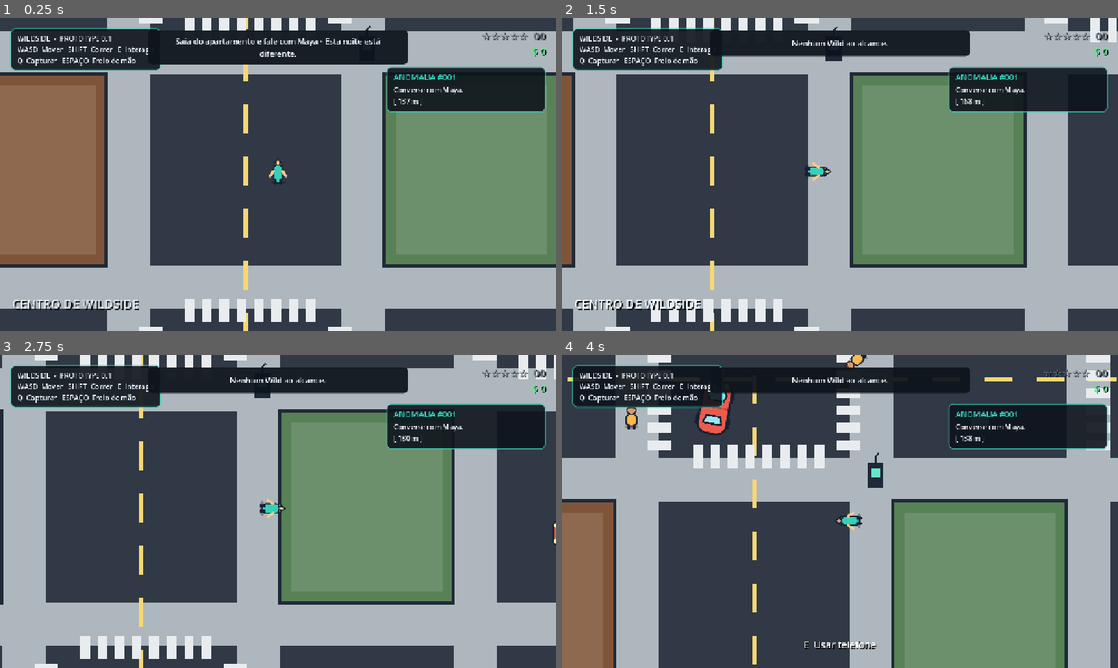
Above: before the commit, frames 1-4 (two rows, left to right).
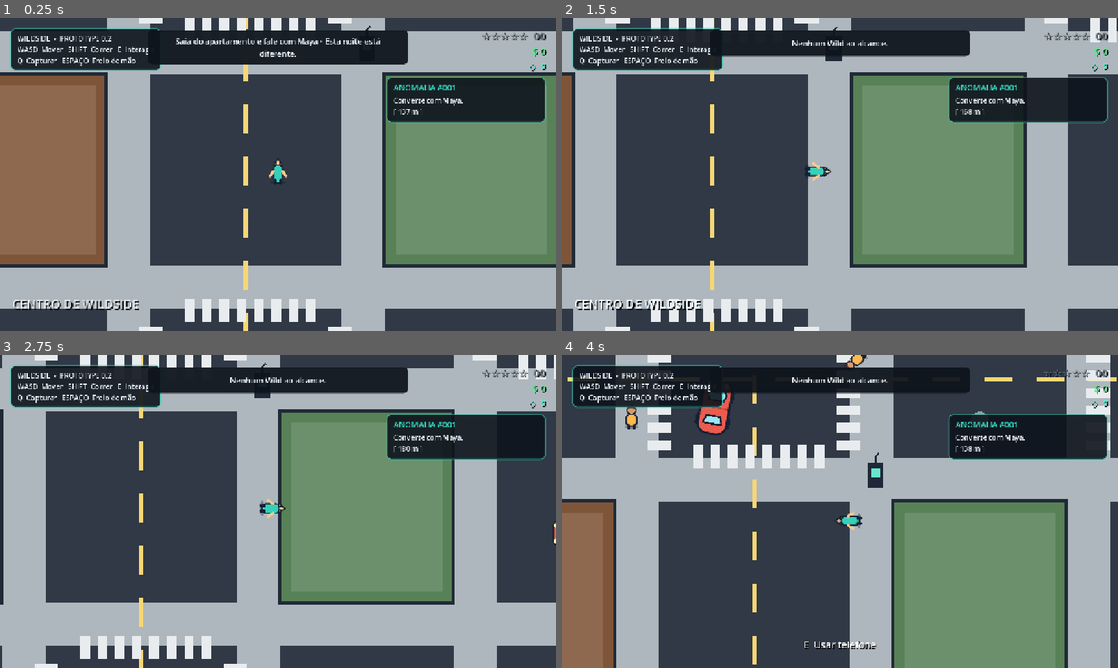
Above: after the commit, the same moments.

Repository: MiguelAlmeidaJ/Wildside
Game: Godot game, scene res://main.tscn
The game is run twice, just before and just after one commit, with the same random seed, the same clock (stepped at 60 frames per second) and the same inputs.
Inputs (mouse positions are in pixels of both pictures, inside the frame that each line leads up to):
- Up to frame 1 (0.25 s): no input
- Up to frame 2 (1.5 s): move the mouse to (962, 158) at 0.52 s; hold D (move_right) 0.53-1.28 s; hold Q (capture) 0.53-1.28 s; click (962, 158) at 0.67 s; tap E (interact) at 0.8, 1.35 s; move the mouse to (728, 190) at 1.27 s; hold Space (brake) from 1.28 s (still down)
- Up to frame 3 (2.75 s): tap Shift (run) at 1.55 s; move the mouse to (333, 442) at 2.02 s; release Space (brake) at 2.03 s; hold D (move_right) from 2.03 s (still down); hold Shift (run) from 2.03 s (still down); tap Q (capture) at 2.3 s
- Up to frame 4 (4 s): move the mouse to (812, 574) at 2.77 s; release D (move_right) at 2.78 s; release Shift (run) at 2.78 s; hold W (move_up) 2.78-3.53 s; tap Q (capture) at 2.85 s; click (812, 574) at 2.92 s; tap E (interact) at 3.05 s; move the mouse to (1006, 558) at 3.52 s; hold A (move_left) from 3.53 s (still down); hold E (interact) from 3.53 s (still down); tap Shift (run) at 3.8 s

The runs differ from the first frame. In frame 1, 2.2% of the frame differs, in the area x 19-99%, y 5-34%; in frame 2, 2.4%; in frame 3, 2.4%; in frame 4, 2.6%.

Commit message:
Adiciona ANOMALIA #002, Oficina Cobalto e Volt
* Add capture device inventory and spending

* Add Anomaly 002 mission flow

* Allow NPC mission contacts

* Add Cobalto workshop interaction

* Add Cobalto workshop scene

* Add Volt creature asset

* Add Volt capture behavior

* Add Volt creature scene

* Place Cobalto workshop and Volt in the world

* Show capture devices in HUD

* Add capture device counter to HUD

* Persist capture devices in save data

* Cover Anomaly 002 and workshop economy

* Bump prototype version to 0.2.0

* Show prototype 0.2 in HUD

* Document prototype 0.2 mission loop

Diff:
--- /dev/null
+++ b/assets/creatures/volt.svg
@@ -0,0 +1,10 @@
+<svg width="72" height="64" viewBox="0 0 72 64" xmlns="http://www.w3.org/2000/svg">
+  <ellipse cx="36" cy="57" rx="25" ry="5" fill="#111827" opacity=".28"/>
+  <path d="M14 24 7 7l18 11M58 24 65 7 47 18" fill="#facc15" stroke="#20243a" stroke-width="4" stroke-linejoin="round"/>
+  <path d="M11 34c0-15 10-23 25-23s25 8 25 23-10 24-25 24S11 49 11 34z" fill="#fde047" stroke="#20243a" stroke-width="4"/>
+  <path d="M32 10 39 1l3 12 9-3-7 11" fill="#38bdf8" stroke="#20243a" stroke-width="3" stroke-linejoin="round"/>
+  <ellipse cx="26" cy="32" rx="5" ry="7" fill="#fff"/><ellipse cx="46" cy="32" rx="5" ry="7" fill="#fff"/>
+  <circle cx="27" cy="34" r="3" fill="#20243a"/><circle cx="45" cy="34" r="3" fill="#20243a"/>
+  <path d="M31 45q5 4 10 0" fill="none" stroke="#20243a" stroke-width="3" stroke-linecap="round"/>
+  <path d="M9 42 2 47l9 2M63 41l7 5-9 3" fill="none" stroke="#38bdf8" stroke-width="3" stroke-linecap="round"/>
+</svg>
--- a/main.tscn
+++ b/main.tscn
@@ -12,6 +12,8 @@
 [ext_resource type="PackedScene" path="res://scenes/world/wilderness_zone.tscn" id="10_zone"]
 [ext_resource type="PackedScene" path="res://scenes/ui/hud.tscn" id="11_hud"]
 [ext_resource type="Script" path="res://scripts/world/district_tracker.gd" id="12_district"]
+[ext_resource type="PackedScene" path="res://scenes/world/workshop.tscn" id="13_workshop"]
+[ext_resource type="PackedScene" path="res://scenes/creatures/volt.tscn" id="14_volt"]
 
 [node name="Game" type="Node2D"]
 script = ExtResource("1_main")
@@ -47,9 +49,11 @@
 dialogue = "Aqui no residencial todo mundo sabe da vida de todo mundo. Até demais."
 
 [node name="Bruno" parent="World/Entities/NPCs" instance=ExtResource("6_npc")]
-position = Vector2(1460, 460)
+position = Vector2(1240, 420)
 citizen_name = "Bruno"
 dialogue = "As fábricas fecharam cedo. Dizem que alguma coisa apareceu perto dos galpões."
+mission_contact = "bruno"
+can_wander = false
 
 [node name="Nando" parent="World/Entities/NPCs" instance=ExtResource("6_npc")]
 position = Vector2(-540, 1460)
@@ -88,10 +92,16 @@
 [node name="Nib" parent="World/Entities/Creatures" instance=ExtResource("8_nib")]
 position = Vector2(0, -1320)
 
+[node name="Volt" parent="World/Entities/Creatures" instance=ExtResource("14_volt")]
+position = Vector2(1010, -600)
+
 [node name="Props" type="Node2D" parent="World"]
 
 [node name="Payphone" parent="World/Props" instance=ExtResource("7_phone")]
 position = Vector2(280, 220)
+
+[node name="Workshop" parent="World/Props" instance=ExtResource("13_workshop")]
+position = Vector2(1240, 620)
 
 [node name="WildernessZone" parent="World/Props" instance=ExtResource("10_zone")]
 
--- a/project.godot
+++ b/project.godot
@@ -15,7 +15,7 @@
 [application]
 
 config/name="Wildside"
-config/version="0.1.0"
+config/version="0.2.0"
 run/main_scene="res://main.tscn"
 config/features=PackedStringArray("4.7")
 config/icon="res://assets/ui/icon.svg"
--- /dev/null
+++ b/scenes/creatures/volt.tscn
@@ -0,0 +1,33 @@
+[gd_scene load_steps=4 format=3]
+
+[ext_resource type="Script" path="res://scripts/creatures/volt.gd" id="1_volt"]
+[ext_resource type="Texture2D" path="res://assets/creatures/volt.svg" id="2_texture"]
+
+[sub_resource type="CircleShape2D" id="CircleShape_volt"]
+radius = 24.0
+
+[node name="Volt" type="CharacterBody2D"]
+z_index = 7
+collision_layer = 16
+collision_mask = 1
+script = ExtResource("1_volt")
+
+[node name="Sprite2D" type="Sprite2D" parent="."]
+position = Vector2(0, -5)
+texture = ExtResource("2_texture")
+
+[node name="CollisionShape2D" type="CollisionShape2D" parent="."]
+shape = SubResource("CircleShape_volt")
+
+[node name="StatusLabel" type="Label" parent="."]
+offset_left = -82.0
+offset_top = -70.0
+offset_right = 82.0
+offset_bottom = -42.0
+theme_override_colors/font_color = Color(1, 0.96, 0.65, 1)
+theme_override_colors/font_shadow_color = Color(0.08, 0.05, 0.15, 0.9)
+theme_override_constants/shadow_offset_x = 2
+theme_override_constants/shadow_offset_y = 2
+theme_override_font_sizes/font_size = 16
+text = "VOLT  ⚡"
+horizontal_alignment = 1
--- a/scenes/ui/hud.tscn
+++ b/scenes/ui/hud.tscn
@@ -42,7 +42,7 @@
 [node name="Label" type="Label" parent="Instructions"]
 theme_override_colors/font_color = Color(0.92, 0.96, 0.98, 1)
 theme_override_font_sizes/font_size = 16
-text = "WILDSIDE  •  PROTOTYPE 0.1\nWASD  Mover   SHIFT  Correr   E  Interagir\nQ  Capturar   ESPAÇO  Freio de mão"
+text = "WILDSIDE  •  PROTOTYPE 0.2\nWASD  Mover   SHIFT  Correr   E  Interagir\nQ  Capturar   ESPAÇO  Freio de mão"
 
 [node name="PromptLabel" type="Label" parent="."]
 unique_name_in_owner = true
@@ -127,15 +127,34 @@
 text = "$ 0"
 horizontal_alignment = 2
 
+
+[node name="DevicesLabel" type="Label" parent="."]
+unique_name_in_owner = true
+anchors_preset = 1
+anchor_left = 1.0
+anchor_right = 1.0
+offset_left = -300.0
+offset_top = 96.0
+offset_right = -24.0
+offset_bottom = 126.0
+grow_horizontal = 0
+theme_override_colors/font_color = Color(0.35, 0.95, 0.82, 1)
+theme_override_colors/font_shadow_color = Color(0, 0, 0, 0.85)
+theme_override_constants/shadow_offset_x = 2
+theme_override_constants/shadow_offset_y = 2
+theme_override_font_sizes/font_size = 20
+text = "◇  0"
+horizontal_alignment = 2
+
 [node name="MissionPanel" type="PanelContainer" parent="."]
 unique_name_in_owner = true
 anchors_preset = 1
 anchor_left = 1.0
 anchor_right = 1.0
 offset_left = -390.0
-offset_top = 112.0
+offset_top = 136.0
 offset_right = -24.0
-offset_bottom = 217.0
+offset_bottom = 241.0
 grow_horizontal = 0
 theme_override_styles/panel = SubResource("StyleBox_info")
 
--- /dev/null
+++ b/scenes/world/workshop.tscn
@@ -0,0 +1,42 @@
+[gd_scene load_steps=3 format=3]
+
+[ext_resource type="Script" path="res://scripts/world/workshop.gd" id="1_workshop"]
+
+[sub_resource type="RectangleShape2D" id="RectangleShape_workshop"]
+size = Vector2(86, 74)
+
+[node name="Workshop" type="StaticBody2D"]
+z_index = 5
+collision_layer = 1
+collision_mask = 0
+script = ExtResource("1_workshop")
+
+[node name="Body" type="Polygon2D" parent="."]
+polygon = PackedVector2Array(-43, -37, 43, -37, 43, 37, -43, 37)
+color = Color(0.12, 0.16, 0.20, 1)
+
+[node name="Counter" type="Polygon2D" parent="."]
+position = Vector2(0, 14)
+polygon = PackedVector2Array(-34, -10, 34, -10, 34, 10, -34, 10)
+color = Color(0.22, 0.28, 0.33, 1)
+
+[node name="Sign" type="Label" parent="."]
+offset_left = -58.0
+offset_top = -66.0
+offset_right = 58.0
+offset_bottom = -40.0
+theme_override_colors/font_color = Color(0.27, 0.92, 0.82, 1)
+theme_override_colors/font_shadow_color = Color(0, 0, 0, 0.9)
+theme_override_constants/shadow_offset_x = 2
+theme_override_constants/shadow_offset_y = 2
+theme_override_font_sizes/font_size = 16
+text = "COBALTO"
+horizontal_alignment = 1
+
+[node name="Device" type="Polygon2D" parent="."]
+position = Vector2(0, -8)
+polygon = PackedVector2Array(0, -13, 13, 0, 0, 13, -13, 0)
+color = Color(0.35, 0.95, 0.82, 1)
+
+[node name="CollisionShape2D" type="CollisionShape2D" parent="."]
+shape = SubResource("RectangleShape_workshop")
--- /dev/null
+++ b/scripts/creatures/volt.gd
@@ -0,0 +1,129 @@
+extends CharacterBody2D
+
+enum State { IDLE, WANDER, FLEE, FOLLOW }
+
+@export var capture_chance := 1.0
+
+@onready var sprite: Sprite2D = $Sprite2D
+@onready var collision_shape: CollisionShape2D = $CollisionShape2D
+@onready var status_label: Label = $StatusLabel
+
+var state := State.IDLE
+var captured := false
+var available := false
+var _home := Vector2.ZERO
+var _wander_target := Vector2.ZERO
+var _state_timer := 1.0
+var _rng := RandomNumberGenerator.new()
+
+
+func _ready() -> void:
+	_home = global_position
+	_rng.randomize()
+	visible = false
+	collision_shape.disabled = true
+
+
+func _physics_process(delta: float) -> void:
+	if not available and MissionManager.stage == MissionManager.Stage.CAPTURE_VOLT:
+		_activate()
+	if not available:
+		return
+
+	_state_timer -= delta
+	if captured:
+		_follow_player(delta)
+	else:
+		_update_wild_state(delta)
+	move_and_slide()
+	sprite.position.y = -5.0 + sin(Time.get_ticks_msec() * 0.007) * 2.5
+
+
+func _activate() -> void:
+	available = true
+	visible = true
+	collision_shape.set_deferred("disabled", false)
+	add_to_group("interactable")
+	add_to_group("capturable")
+
+
+func get_interaction_text(_player: CharacterBody2D) -> String:
+	return "Fazer carinho em Volt" if captured else "Capturar Volt  [Q]"
+
+
+func interact(player: CharacterBody2D) -> void:
+	if captured:
+		player.call("show_message", "Volt: Tzzzt!")
+	else:
+		attempt_capture(player)
+
+
+func attempt_capture(player: CharacterBody2D) -> void:
+	if captured or not available:
+		return
+	if MissionManager.stage != MissionManager.Stage.CAPTURE_VOLT:
+		player.call("show_message", "Volt desaparece entre as máquinas.")
+		return
+	if GameManager.capture_devices <= 0:
+		player.call("show_message", "Você precisa de um Dispositivo Wild.")
+		return
+
+	_play_capture_pulse()
+	if _rng.randf() <= capture_chance:
+		GameManager.consume_capture_device()
+		captured = true
+		state = State.FOLLOW
+		remove_from_group("capturable")
+		collision_shape.set_deferred("disabled", true)
+		status_label.text = "VOLT  ⚡  SEU WILD"
+		player.call("show_message", "Volt capturado! O Dispositivo Wild foi consumido.")
+		MissionManager.capture_volt()
+	else:
+		state = State.FLEE
+		_state_timer = 2.0
+		player.call("show_message", "Volt escapou. O dispositivo não foi consumido.")
+
+
+func _update_wild_state(delta: float) -> void:
+	var player_position := GameManager.get_controlled_position()
+	if state != State.FLEE and global_position.distance_to(player_position) < 145.0:
+		state = State.FLEE
+		_state_timer = 1.3
+
+	match state:
+		State.IDLE:
+			velocity = velocity.move_toward(Vector2.ZERO, 320.0 * delta)
+			if _state_timer <= 0.0:
+				_wander_target = _home + Vector2.from_angle(_rng.randf_range(0.0, TAU)) * _rng.randf_range(25.0, 105.0)
+				state = State.WANDER
+				_state_timer = 2.3
+		State.WANDER:
+			velocity = global_position.direction_to(_wander_target) * 72.0
+			if global_position.distance_to(_wander_target) < 8.0 or _state_timer <= 0.0:
+				state = State.IDLE
+				_state_timer = _rng.randf_range(0.8, 2.0)
+		State.FLEE:
+			velocity = player_position.direction_to(global_position) * 155.0
+			if _state_timer <= 0.0:
+				state = State.IDLE
+				_state_timer = 0.8
+
+
+func _follow_player(delta: float) -> void:
+	var target := GameManager.get_controlled_position() + Vector2(-58, 48)
+	var distance := global_position.distance_to(target)
+	if distance > 650.0:
+		global_position = target
+		velocity = Vector2.ZERO
+	elif distance > 58.0:
+		velocity = global_position.direction_to(target) * (300.0 if distance > 220.0 else 175.0)
+	else:
+		velocity = velocity.move_toward(Vector2.ZERO, 520.0 * delta)
+
+
+func _play_capture_pulse() -> void:
+	var tween := create_tween()
+	tween.tween_property(sprite, "modulate", Color.WHITE * 2.3, 0.1)
+	tween.parallel().tween_property(sprite, "scale", Vector2.ONE * 0.2, 0.16)
+	tween.tween_property(sprite, "scale", Vector2.ONE, 0.24).set_trans(Tween.TRANS_BACK)
+	tween.parallel().tween_property(sprite, "modulate", Color.WHITE, 0.2)
--- a/scripts/systems/game_manager.gd
+++ b/scripts/systems/game_manager.gd
@@ -2,10 +2,12 @@
 
 signal money_changed(total: int)
 signal district_changed(name: String)
+signal capture_devices_changed(total: int)
 
 var player: CharacterBody2D
 var money := 0
 var current_district := ""
+var capture_devices := 0
 
 
 func register_player(value: CharacterBody2D) -> void:
@@ -25,6 +27,27 @@
 	money_changed.emit(money)
 
 
+func spend_money(amount: int) -> bool:
+	if amount <= 0 or money < amount:
+		return false
+	money -= amount
+	money_changed.emit(money)
+	return true
+
+
+func add_capture_devices(amount: int) -> void:
+	capture_devices = maxi(0, capture_devices + amount)
+	capture_devices_changed.emit(capture_devices)
+
+
+func consume_capture_device() -> bool:
+	if capture_devices <= 0:
+		return false
+	capture_devices -= 1
+	capture_devices_changed.emit(capture_devices)
+	return true
+
+
 func set_district(name: String) -> void:
 	if name == current_district:
 		return
@@ -35,4 +58,6 @@
 func reset_run() -> void:
 	money = 0
 	current_district = ""
+	capture_devices = 0
 	money_changed.emit(money)
+	capture_devices_changed.emit(capture_devices)
--- a/scripts/systems/mission_manager.gd
+++ b/scripts/systems/mission_manager.gd
@@ -11,12 +11,22 @@
 	ESCAPE_POLICE,
 	RETURN_TO_MAYA,
 	COMPLETE,
+	TALK_TO_BRUNO,
+	BUY_DEVICE,
+	CAPTURE_VOLT,
+	RETURN_TO_BRUNO,
+	MISSION_2_COMPLETE,
 }
 
 const MAYA_POSITION := Vector2(-282, 92)
 const PHONE_POSITION := Vector2(280, 220)
 const WILDERNESS_POSITION := Vector2(0, -1260)
-const REWARD := 250
+const BRUNO_POSITION := Vector2(1240, 420)
+const WORKSHOP_POSITION := Vector2(1240, 620)
+const VOLT_POSITION := Vector2(1010, -600)
+
+const MISSION_1_REWARD := 250
+const MISSION_2_REWARD := 200
 
 var stage := Stage.TALK_TO_MAYA
 
@@ -38,14 +48,36 @@
 			return "Maya: O telefone da praça não para de tocar. Acho que é para você."
 		Stage.RETURN_TO_MAYA:
 			stage = Stage.COMPLETE
-			GameManager.add_money(REWARD)
-			mission_completed.emit(REWARD)
+			GameManager.add_money(MISSION_1_REWARD)
+			mission_completed.emit(MISSION_1_REWARD)
 			_emit_current_objective()
-			return "Maya: Então os Wilds são reais... Pegue isto. Você vai precisar.  +$%d" % REWARD
+			return "Maya: Então os Wilds são reais... Pegue isto. Você vai precisar.  +$%d" % MISSION_1_REWARD
 		Stage.COMPLETE:
-			return "Maya: Cuide do Nib. A cidade ainda não sabe o que está chegando."
+			stage = Stage.TALK_TO_BRUNO
+			_emit_current_objective()
+			return "Maya: Tem um cara chamado Bruno no Distrito Industrial. Se alguém entende esses sinais, é ele."
+		Stage.MISSION_2_COMPLETE:
+			return "Maya: Nib e Volt... isso está ficando maior do que eu imaginava."
 		_:
 			return "Maya: Siga a pista. Eu fico de olho nas ruas."
+
+
+func talk_to_bruno() -> String:
+	match stage:
+		Stage.TALK_TO_BRUNO:
+			stage = Stage.BUY_DEVICE
+			_emit_current_objective()
+			return "Bruno: Vi o que apareceu na mata. Passe na Oficina Cobalto e compre um Dispositivo Wild. Tem outra criatura rondando os galpões."
+		Stage.RETURN_TO_BRUNO:
+			stage = Stage.MISSION_2_COMPLETE
+			GameManager.add_money(MISSION_2_REWARD)
+			mission_completed.emit(MISSION_2_REWARD)
+			_emit_current_objective()
+			return "Bruno: Você trouxe o Volt vivo... bom. Isso vale dinheiro e informação.  +$%d" % MISSION_2_REWARD
+		Stage.MISSION_2_COMPLETE:
+			return "Bruno: Fique com os olhos abertos. O Distrito Industrial não está quieto por acaso."
+		_:
+			return "Bruno: Agora não. Resolva o que já começou."
 
 
 func answer_phone() -> String:
@@ -72,6 +104,20 @@
 		WantedManager.add_heat(20.0, "Sinal anômalo detectado")
 
 
+func bought_capture_device() -> void:
+	if stage != Stage.BUY_DEVICE:
+		return
+	stage = Stage.CAPTURE_VOLT
+	_emit_current_objective()
+
+
+func capture_volt() -> void:
+	if stage != Stage.CAPTURE_VOLT:
+		return
+	stage = Stage.RETURN_TO_BRUNO
+	_emit_current_objective()
+
+
 func _on_wanted_changed(level: int, _heat: float) -> void:
 	if stage == Stage.ESCAPE_POLICE and level == 0:
 		stage = Stage.RETURN_TO_MAYA
@@ -93,4 +139,14 @@
 		Stage.RETURN_TO_MAYA:
 			objective_changed.emit("ANOMALIA #001", "Volte para Maya.", MAYA_POSITION, true)
 		Stage.COMPLETE:
-			objective_changed.emit("MISSÃO CONCLUÍDA", "Nib agora faz parte do seu grupo.", Vector2.ZERO, false)
+			objective_changed.emit("MISSÃO CONCLUÍDA", "Nib agora faz parte do seu grupo. Fale com Maya para continuar.", Vector2.ZERO, false)
+		Stage.TALK_TO_BRUNO:
+			objective_changed.emit("ANOMALIA #002", "Procure Bruno no Distrito Industrial.", BRUNO_POSITION, true)
+		Stage.BUY_DEVICE:
+			objective_changed.emit("OFICINA COBALTO", "Compre um Dispositivo Wild por $100.", WORKSHOP_POSITION, true)
+		Stage.CAPTURE_VOLT:
+			objective_changed.emit("ANOMALIA #002", "Encontre e capture Volt nos galpões.", VOLT_POSITION, true)
+		Stage.RETURN_TO_BRUNO:
+			objective_changed.emit("ANOMALIA #002", "Volte para Bruno.", BRUNO_POSITION, true)
+		Stage.MISSION_2_COMPLETE:
+			objective_changed.emit("MISSÃO CONCLUÍDA", "Volt agora faz parte do seu grupo.", Vector2.ZERO, false)
--- a/scripts/systems/save_manager.gd
+++ b/scripts/systems/save_manager.gd
@@ -8,8 +8,9 @@
 	if file == null:
 		return false
 	file.store_string(JSON.stringify({
-		"version": 1,
+		"version": 2,
 		"money": GameManager.money,
+		"capture_devices": GameManager.capture_devices,
 		"mission_stage": MissionManager.stage,
 	}))
 	return true
@@ -23,7 +24,9 @@
 	if not data is Dictionary:
 		return false
 	GameManager.money = int(data.get("money", 0))
+	GameManager.capture_devices = int(data.get("capture_devices", 0))
 	MissionManager.stage = int(data.get("mission_stage", MissionManager.Stage.TALK_TO_MAYA))
 	GameManager.money_changed.emit(GameManager.money)
+	GameManager.capture_devices_changed.emit(GameManager.capture_devices)
 	MissionManager.call("_emit_current_objective")
 	return true
--- a/scripts/ui/hud.gd
+++ b/scripts/ui/hud.gd
@@ -6,6 +6,7 @@
 @onready var message_timer: Timer = $MessageTimer
 @onready var wanted_label: Label = %WantedLabel
 @onready var money_label: Label = %MoneyLabel
+@onready var devices_label: Label = %DevicesLabel
 @onready var mission_panel: PanelContainer = %MissionPanel
 @onready var mission_title: Label = %MissionTitle
 @onready var mission_description: Label = %MissionDescription
@@ -23,9 +24,11 @@
 	WantedManager.wanted_changed.connect(_on_wanted_changed)
 	WantedManager.crime_committed.connect(_on_crime_committed)
 	GameManager.money_changed.connect(_on_money_changed)
+	GameManager.capture_devices_changed.connect(_on_capture_devices_changed)
 	GameManager.district_changed.connect(_on_district_changed)
 	_on_wanted_changed(WantedManager.wanted_level, WantedManager.heat)
 	_on_money_changed(GameManager.money)
+	_on_capture_devices_changed(GameManager.capture_devices)
 
 
 func _process(_delta: float) -> void:
@@ -64,6 +67,10 @@
 	money_label.text = "$ %d" % total
 
 
+func _on_capture_devices_changed(total: int) -> void:
+	devices_label.text = "◇  %d" % total
+
+
 func _on_crime_committed(description: String, heat_added: float) -> void:
 	show_message("%s  •  +%d procura" % [description, roundi(heat_added)])
 
--- a/scripts/world/npc.gd
+++ b/scripts/world/npc.gd
@@ -5,6 +5,7 @@
 @export var citizen_name := "Maya"
 @export_multiline var dialogue := "A cidade está estranha hoje."
 @export var mission_giver := false
+@export var mission_contact := ""
 @export var can_wander := true
 @export var wander_radius := 85.0
 
@@ -61,7 +62,9 @@
 func interact(player: CharacterBody2D) -> void:
 	_set_state(State.TALK, 2.5)
 	var text := dialogue
-	if mission_giver:
+	if mission_contact == "bruno":
+		text = MissionManager.talk_to_bruno()
+	elif mission_giver:
 		text = MissionManager.talk_to_maya()
 	player.call("show_message", text if text.begins_with(citizen_name + ":") else citizen_name + ": “" + text + "”")
 
--- /dev/null
+++ b/scripts/world/workshop.gd
@@ -0,0 +1,28 @@
+extends StaticBody2D
+
+@export var device_price := 100
+
+
+func _ready() -> void:
+	add_to_group("interactable")
+
+
+func get_interaction_text(_player: CharacterBody2D) -> String:
+	if MissionManager.stage == MissionManager.Stage.BUY_DEVICE:
+		return "Comprar Dispositivo Wild  $%d" % device_price
+	if MissionManager.stage >= MissionManager.Stage.BUY_DEVICE:
+		return "Comprar Dispositivo Wild  $%d" % device_price
+	return "Examinar Oficina Cobalto"
+
+
+func interact(player: CharacterBody2D) -> void:
+	if MissionManager.stage < MissionManager.Stage.BUY_DEVICE:
+		player.call("show_message", "OFICINA COBALTO: Só atendemos por indicação.")
+		return
+	if not GameManager.spend_money(device_price):
+		player.call("show_message", "OFICINA COBALTO: Dinheiro insuficiente.")
+		return
+	GameManager.add_capture_devices(1)
+	if MissionManager.stage == MissionManager.Stage.BUY_DEVICE:
+		MissionManager.bought_capture_device()
+	player.call("show_message", "Você comprou 1 Dispositivo Wild por $%d." % device_price)
--- a/tests/smoke_test.gd
+++ b/tests/smoke_test.gd
@@ -26,8 +26,11 @@
 	var car = game.get_node("World/Entities/Vehicles/Car")
 	var parked_blocker = car.get_node("ParkedBlocker/CollisionShape2D")
 	var maya = game.get_node("World/Entities/NPCs/Maya")
+	var bruno = game.get_node("World/Entities/NPCs/Bruno")
 	var phone = game.get_node("World/Props/Payphone")
 	var nib = game.get_node("World/Entities/Creatures/Nib")
+	var volt = game.get_node("World/Entities/Creatures/Volt")
+	var workshop = game.get_node("World/Props/Workshop")
 	var police = game.get_node("World/Entities/NPCs/Police1")
 	var district_tracker = game.get_node("DistrictTracker")
 	_check(player != null, "Player precisa existir")
@@ -112,7 +115,30 @@
 	_check(mission.stage == mission.Stage.RETURN_TO_MAYA, "Perder a polícia precisa liberar o retorno")
 	maya.interact(player)
 	_check(mission.stage == mission.Stage.COMPLETE, "Maya precisa concluir a missão")
-	_check(game_manager.money == 250, "Missão precisa pagar $250")
+	_check(game_manager.money == 250, "Missão 1 precisa pagar $250")
+
+	# ANOMALIA #002: Maya -> Bruno -> Oficina Cobalto -> Volt -> Bruno.
+	maya.interact(player)
+	_check(mission.stage == mission.Stage.TALK_TO_BRUNO, "Maya precisa liberar a missão 2")
+	bruno.interact(player)
+	_check(mission.stage == mission.Stage.BUY_DEVICE, "Bruno precisa indicar a Oficina Cobalto")
+	workshop.interact(player)
+	_check(mission.stage == mission.Stage.CAPTURE_VOLT, "Comprar o dispositivo precisa liberar a captura de Volt")
+	_check(game_manager.money == 150, "Dispositivo Wild precisa custar $100")
+	_check(game_manager.capture_devices == 1, "Compra precisa adicionar um Dispositivo Wild")
+
+	await process_frame
+	await physics_frame
+	_check(volt.available, "Volt precisa aparecer quando a missão liberar sua captura")
+	volt.capture_chance = 1.0
+	volt.attempt_capture(player)
+	await physics_frame
+	_check(volt.captured, "Volt precisa ser capturável")
+	_check(game_manager.capture_devices == 0, "Captura de Volt precisa consumir um dispositivo")
+	_check(mission.stage == mission.Stage.RETURN_TO_BRUNO, "Captura de Volt precisa liberar o retorno ao Bruno")
+	bruno.interact(player)
+	_check(mission.stage == mission.Stage.MISSION_2_COMPLETE, "Bruno precisa concluir a missão 2")
+	_check(game_manager.money == 350, "Missão 2 precisa pagar $200 após a compra do dispositivo")
 
 	game.queue_free()
 	await process_frame
Not shown: 1 places in main.tscn that only renumber resources
